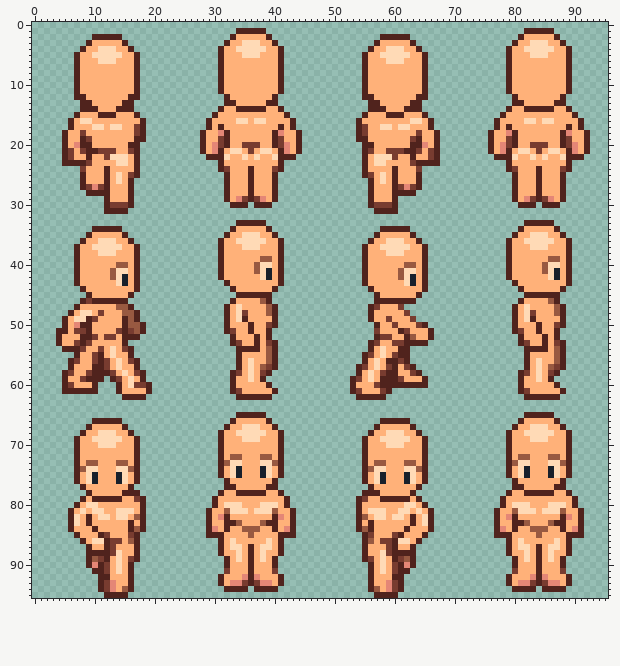
Two states of a sprite sheet, graphics/sprites/player/female.png. The picture above was drawn from the file before the commit.
The file is 96x96 pixels.
The result:
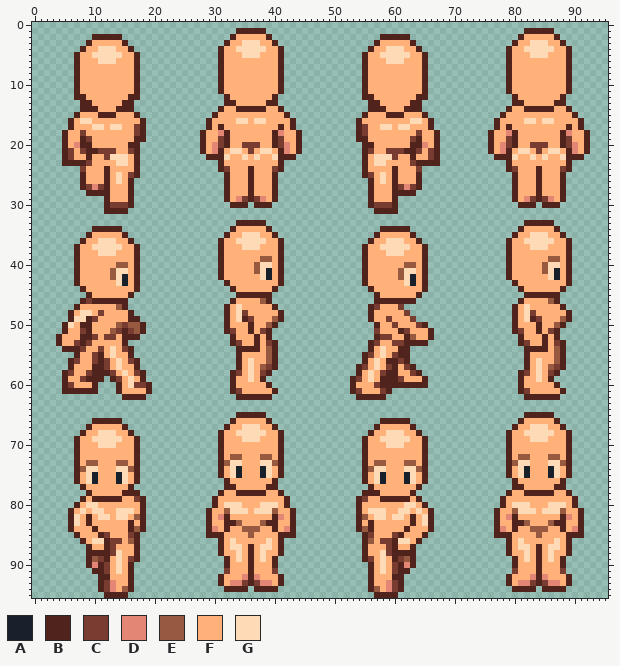
Palette (. is transparent): A #18202b  B #50231d  C #783c30  D #e48676  E #985941  F #ffb179  G #ffdab6
From the commit log: mandatory boobs
Edits made:
Colour B is added in rows 48 to 49 at x 41 and 89.
Colour B replaces colour E in row 47 at x 15; in rows 48 to 49 at x 16.
Colour B replaces colour F in row 49 at x 6.
Colour C replaces colour B in row 50 at x 15.
Colour C replaces colour F in row 49 at x 36 and 84; in row 51 at x 38 and 86.
Colour E replaces colour B in row 49 at x 40 and 88.
Colour E replaces colour C in row 50 at x 39 and 87.
Colour E replaces colour F in row 50 at x 14; in row 51 at x 13.
Colour F replaces colour B in row 48 at x 40 and 88; in row 49 at x 15.
Colour F replaces colour C in row 51 at x 7.
Colour F replaces colour D in row 50 at x 7.
Colour F replaces colour E in row 47 at x 39 and 87; in row 48 at x 15, 39 and 87.
Colour G replaces colour F in row 50 at x 6.
Colour B is removed in row 47 at x 16; in row 48 at x 17; in row 49 at x 5; in row 51 at x 4.
